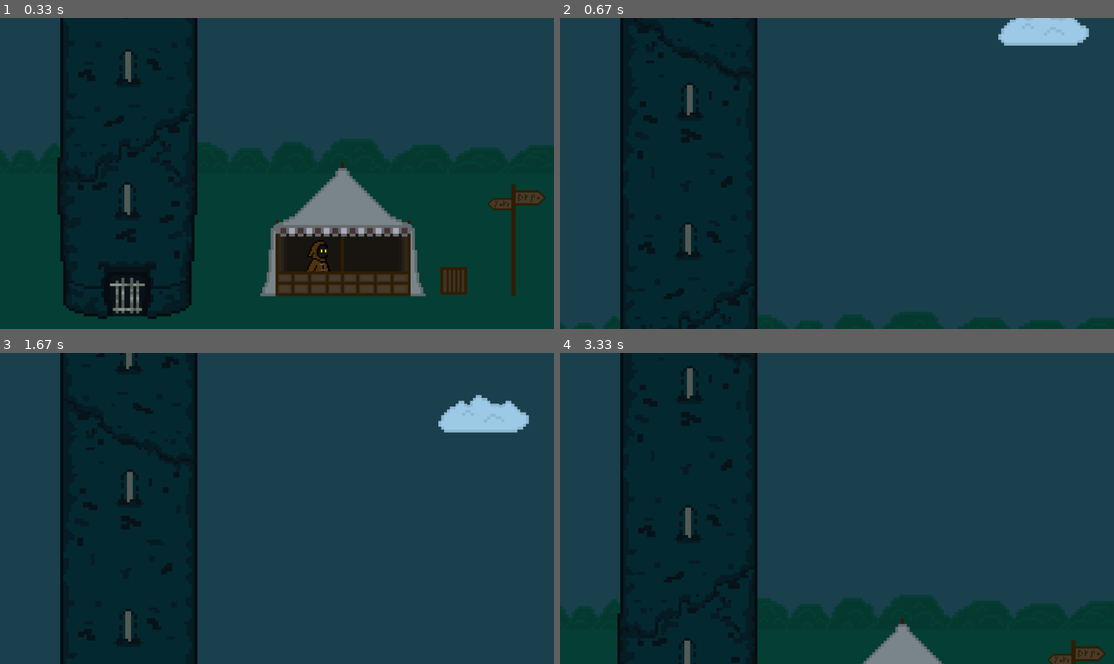
Above: before the commit, frames 1-4 (two rows, left to right).
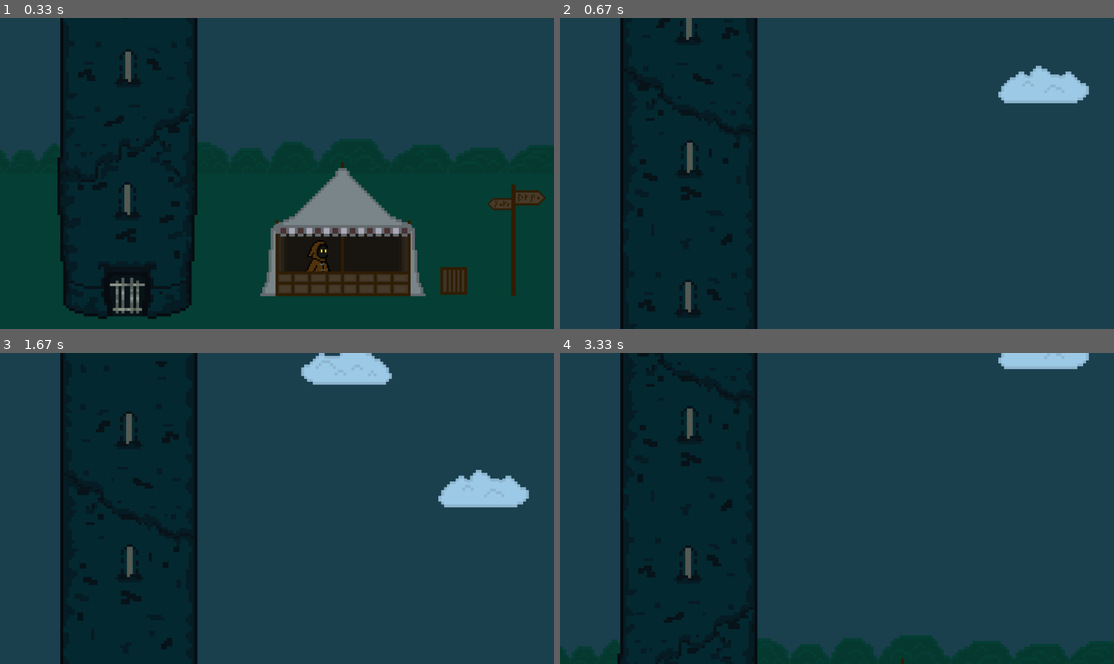
Above: after the commit, the same moments.

Repository: alexeyumatov/pygame_project
Game: pygame game, started from src/test.py
Same seed, same stepped clock (60 frames per second), same inputs: the game is played once before the commit and once after it.
Inputs:
- Up to frame 1 (0.33 s): no input
- Up to frame 2 (0.67 s): hold Up from 0.33 s (still down)
- Up to frame 3 (1.67 s): release Up at 0.8 s; hold Down 0.83-1.13 s; hold Up 1.17-1.53 s; hold Down from 1.57 s (still down)
- Up to frame 4 (3.33 s): release Down at 1.93 s; hold Up 1.97-2.27 s; hold Down 2.3-2.6 s; hold Up 2.63-3 s; hold Down from 3.03 s (still down)

Frame 1 is identical in both runs. In frame 2, 5.0% of the frame differs, in the area x 0-100%, y 0-100%; in frame 3, 4.7%; in frame 4, 12%.

Commit message:
physics v1.0 + code sorting

Diff:
--- a/src/config.py
+++ b/src/config.py
@@ -1,10 +1,15 @@
 import pygame
+from camera import Camera, camera_func
 
 
 # SCREEN
 resolution = (1920, 1080)
 FPS = 60
 MENU_FPS = 24
+
+
+# CAMERA INITIALIZE
+camera = Camera(camera_func, 3840, 3072)
 
 
 # COLORS
--- a/src/functions.py
+++ b/src/functions.py
@@ -1,6 +1,10 @@
-import pygame
 import os
 import sys
+
+import pygame
+
+from config import *
+from groups import all_sprites
 
 pygame.init()
 size = width, height = 1920, 1080
@@ -44,3 +48,112 @@
         screen.blit(button_text, (button_x_pos - 75, button_y_pos - 25))
     else:
         screen.blit(button_text, (button_x_pos - 130, button_y_pos - 25))
+
+
+def scroll_function(screenSurf, bg, bg_rect, offsetY):
+    bg_rect[1] += offsetY
+    if abs(bg_rect[1]) >= 2100:
+        bg_rect[1] = -2100
+    if bg_rect[1] > 0:
+        bg_rect[1] = 0
+    screenSurf.blit(bg, bg_rect)
+
+
+def draw_pause():
+    button_x_size, button_y_size, font = buttons(350, 70, 35)
+    button_collides = []
+    button_texts = []
+    width, height = resolution
+    surf = pygame.Surface(resolution)
+    surf.fill(black)
+    surf.set_alpha(120)
+    screen.blit(surf, (0, 0))
+
+    for i in range(3):
+        button_x_pos = width / 2
+        button_y_pos = width / (5 - i) + 50
+        button_rect = pygame.Rect(button_x_pos,
+                                  button_y_pos, 0, 0).inflate(button_x_size,
+                                                              button_y_size)
+        button_text = ''
+        text = ''
+
+        if i == 0:
+            button_text = font.render('Resume', True, black)
+            text = 'resume'
+        elif i == 1:
+            button_text = font.render('Options', True, black)
+            text = 'options'
+        elif i == 2:
+            button_text = font.render('Exit', True, black)
+            text = 'exit'
+
+        button_texts.append(text)
+        button_collides.append(button_rect)
+
+        display_buttons(button_rect, button_text, button_x_pos, button_y_pos,
+                        text)
+    pygame.display.update()
+    return button_collides, button_texts
+
+
+def draw_window():
+    screen.fill(level_color)
+    for el in all_sprites:
+        screen.blit(el.image, camera.apply(el))
+    pygame.display.flip()
+
+
+# def hands_detection():
+#     cords = {}
+#     last_status, hand_type = "", ""
+#     success, frame = cap.read()
+#     frame = cv2.flip(frame, 1)
+#
+#     imgRGB = cv2.cvtColor(frame, cv2.COLOR_BGR2RGB)
+#     results = hands.process(imgRGB)
+#     imgRGB = cv2.cvtColor(imgRGB, cv2.COLOR_RGB2BGR)
+#
+#     if results.multi_hand_landmarks:
+#         if results.multi_handedness:
+#             hand_type = results.multi_handedness[0].classification[0].label
+#
+#         for hand_landmarks in results.multi_hand_landmarks:
+#             mp_drawing.draw_landmarks(imgRGB, hand_landmarks,
+#                                       mp_hands.HAND_CONNECTIONS,
+#                                       mp_drawing.DrawingSpec(
+#                                           color=(0, 0, 255)),
+#                                       mp_drawing.DrawingSpec(
+#                                           color=(0, 0, 0)))
+#
+#         for id, lm in enumerate(hand_landmarks.landmark):
+#             h, w, c = frame.shape
+#             cx, cy = int(lm.x * w), int(lm.y * h)
+#             cords[f"{id}"] = cx, cy
+#
+#         if len(cords) == 21:
+#             if hand_type == "Right":
+#                 if int(cords['8'][1]) > int(cords['6'][1]) \
+#                         and int(cords['12'][1]) > int(cords['10'][1]) \
+#                         and int(cords['16'][1]) > int(cords['14'][1]) \
+#                         and int(cords['20'][1]) > int(cords['18'][1]) \
+#                         and int(cords['4'][0]) > int(cords['2'][0]):
+#                     last_status = "Close"
+#                 else:
+#                     last_status = "Open"
+#
+#             elif hand_type == "Left":
+#                 if int(cords['8'][1]) > int(cords['6'][1]) \
+#                         and int(cords['12'][1]) > int(cords['10'][1]) \
+#                         and int(cords['16'][1]) > int(cords['14'][1]) \
+#                         and int(cords['20'][1]) > int(cords['18'][1]) \
+#                         and int(cords['4'][0]) < int(cords['2'][0]):
+#                     last_status = "Close"
+#                 else:
+#                     last_status = "Open"
+#
+#     else:
+#         hand_type = "-"
+#         last_status = "-"
+#
+#     return hand_type, last_status
--- a/src/level_choose.py
+++ b/src/level_choose.py
@@ -1,10 +1,18 @@
+import pygame.key
+
 from config import *
+from functions import scroll_function
 
 pygame.init()
 
 screen = screen_initialize()
-width = screen.get_width()
-height = screen.get_height()
+
+bg = pygame.image.load("data/Menu/level_choose/level_choose.png")
+bg_rect = bg.get_rect()
+bg_rect[1] = -2100
+
+width = bg.get_width()
+height = bg.get_height()
 
 button_x_size, button_y_size, font = buttons(140, 140, 65)
 
@@ -18,9 +26,12 @@
     button_collides = []
     button_texts = []
 
+    screen.blit(bg, bg_rect)
+
     for i in range(9):
-        button_x_pos = width / 9 + i * 160
-        button_y_pos = width / 9
+        button_x_pos = 385
+        button_y_pos = i
+        print(button_y_pos)
         button_rect = pygame.Rect(button_x_pos, button_y_pos, 0, 0).inflate(button_x_size, button_y_size)
         button_text = font.render(f'{i + 1}', True, black)
         display_buttons(button_rect, button_text, button_x_pos, button_y_pos)
@@ -30,16 +41,28 @@
     pygame.display.update()
 
     while True:
-        for event in pygame.event.get():
-            if event.type == pygame.QUIT:
-                pygame.quit()
+        key = pygame.key.get_pressed()
+        event = pygame.event.poll()
 
-            if event.type == pygame.MOUSEBUTTONDOWN:
-                mouse_pos = pygame.mouse.get_pos()
-                for elem in button_collides:
-                    collide = elem.collidepoint(mouse_pos)
-                    if collide:
-                        level_number = button_texts[button_collides.index(elem)]
-                        return level_number
+        if event.type == pygame.QUIT:
+            pygame.quit()
 
-        clock.tick(MENU_FPS)
+        if event.type == pygame.MOUSEBUTTONDOWN:
+            mouse_pos = pygame.mouse.get_pos()
+            print(mouse_pos)
+            for elem in button_collides:
+                collide = elem.collidepoint(mouse_pos)
+                if collide:
+                    level_number = button_texts[button_collides.index(elem)]
+                    return level_number
+
+        if key[pygame.K_UP]:
+            scroll_function(screen, bg, bg_rect, 30)
+        elif key[pygame.K_DOWN]:
+            scroll_function(screen, bg, bg_rect, -30)
+        # elif key[pygame.K_ESCAPE]:
+        #     return 'back'
+
+        pygame.display.update()
+
+        clock.tick(FPS)
--- a/src/main.py
+++ b/src/main.py
@@ -1,156 +1,18 @@
-import pygame
-from player_config import Player
 import mediapipe as mp
 import cv2
-from pygame.math import Vector2
-from groups import all_sprites, ladder_group, floor_group
-from functions import load_image, load_level, display_buttons
+from groups import ladder_group, floor_group
+from functions import load_image, load_level, draw_window
 from location import draw_location
-from camera import Camera, camera_func
-from menu import start_screen
+from menu import start_screen, pause
 from level_choose import level_choose
 from options import options_screen
+from player_config import Player
 from config import *
 
 mp_hands = mp.solutions.hands
 mp_drawing = mp.solutions.drawing_utils
 
-button_x_size, button_y_size, font = buttons(350, 70, 35)
-
-
-# def hands_detection():
-#     cords = {}
-#     last_status, hand_type = "", ""
-#     success, frame = cap.read()
-#     frame = cv2.flip(frame, 1)
-#
-#     imgRGB = cv2.cvtColor(frame, cv2.COLOR_BGR2RGB)
-#     results = hands.process(imgRGB)
-#     imgRGB = cv2.cvtColor(imgRGB, cv2.COLOR_RGB2BGR)
-#
-#     if results.multi_hand_landmarks:
-#         if results.multi_handedness:
-#             hand_type = results.multi_handedness[0].classification[0].label
-#
-#         for hand_landmarks in results.multi_hand_landmarks:
-#             mp_drawing.draw_landmarks(imgRGB, hand_landmarks,
-#                                       mp_hands.HAND_CONNECTIONS,
-#                                       mp_drawing.DrawingSpec(
-#                                           color=(0, 0, 255)),
-#                                       mp_drawing.DrawingSpec(
-#                                           color=(0, 0, 0)))
-#
-#         for id, lm in enumerate(hand_landmarks.landmark):
-#             h, w, c = frame.shape
-#             cx, cy = int(lm.x * w), int(lm.y * h)
-#             cords[f"{id}"] = cx, cy
-#
-#         if len(cords) == 21:
-#             if hand_type == "Right":
-#                 if int(cords['8'][1]) > int(cords['6'][1]) \
-#                         and int(cords['12'][1]) > int(cords['10'][1]) \
-#                         and int(cords['16'][1]) > int(cords['14'][1]) \
-#                         and int(cords['20'][1]) > int(cords['18'][1]) \
-#                         and int(cords['4'][0]) > int(cords['2'][0]):
-#                     last_status = "Close"
-#                 else:
-#                     last_status = "Open"
-#
-#             elif hand_type == "Left":
-#                 if int(cords['8'][1]) > int(cords['6'][1]) \
-#                         and int(cords['12'][1]) > int(cords['10'][1]) \
-#                         and int(cords['16'][1]) > int(cords['14'][1]) \
-#                         and int(cords['20'][1]) > int(cords['18'][1]) \
-#                         and int(cords['4'][0]) < int(cords['2'][0]):
-#                     last_status = "Close"
-#                 else:
-#                     last_status = "Open"
-#
-#     else:
-#         hand_type = "-"
-#         last_status = "-"
-#
-#     return hand_type, last_status
-
-
 pause_background = load_image('pause/Pause.png')
-
-
-def draw_window():
-    screen.fill(level_color)
-    for el in all_sprites:
-        screen.blit(el.image, camera.apply(el))
-    pygame.display.flip()
-
-
-def draw_pause():
-    button_collides = []
-    button_texts = []
-    width, height = resolution
-
-    for i in range(3):
-        button_x_pos = width / 2
-        button_y_pos = width / (5 - i) + 50
-        button_rect = pygame.Rect(button_x_pos,
-                                  button_y_pos, 0, 0).inflate(button_x_size,
-                                                              button_y_size)
-        button_text = ''
-        text = ''
-
-        if i == 0:
-            button_text = font.render('Resume', True, black)
-            text = 'resume'
-        elif i == 1:
-            button_text = font.render('Options', True, black)
-            text = 'options'
-        elif i == 2:
-            button_text = font.render('Exit', True, black)
-            text = 'exit'
-
-        button_texts.append(text)
-        button_collides.append(button_rect)
-
-        display_buttons(button_rect, button_text, button_x_pos, button_y_pos,
-                        text)
-    pygame.display.update()
-    return button_collides, button_texts
-
-
-def pause():
-    paused = True
-    button_collides, button_texts = draw_pause()
-    while paused:
-        for event in pygame.event.get():
-            if event.type == pygame.QUIT:
-                pygame.quit()
-
-            if event.type == pygame.MOUSEBUTTONDOWN:
-                mouse_pos = pygame.mouse.get_pos()
-                for elem in button_collides:
-                    collide = elem.collidepoint(mouse_pos)
-
-                    if collide:
-                        text = button_texts[button_collides.index(elem)]
-                        if text == "resume":
-                            paused = False
-                            return text
-                        elif text == "options":
-
-                            settings = options_screen()
-                            if settings == 'back':
-                                draw_window()
-                                draw_pause()
-
-                        elif text == "exit":
-                            pygame.quit()
-                            quit()
-
-            if event.type == pygame.KEYDOWN:
-                if event.key == pygame.K_ESCAPE:
-                    paused = False
-
-        # pygame.display.update()
-        clock.tick(MENU_FPS)
 
 
 if __name__ == '__main__':
@@ -165,13 +27,7 @@
     if doing == "play":
         level = level_choose()
     level_x, level_y = draw_location(load_level(f'levels/level_{level}.txt'))
-    left, right = False, False
-    left_stop, right_stop = False, False
-    up, down = False, False
-    up_stop, down_stop = False, False
-    onGround = False
 
-    camera = Camera(camera_func, 3840, 3072)
     hero = Player()
 
     # cap = cv2.VideoCapture(0)
--- a/src/menu.py
+++ b/src/menu.py
@@ -1,6 +1,8 @@
-import pygame
 from functions import display_buttons
 from config import *
+from functions import draw_pause
+from options import options_screen
+from functions import draw_window
 
 pygame.init()
 
@@ -66,3 +68,40 @@
                             quit()
 
         clock.tick(MENU_FPS)
+
+
+def pause():
+    paused = True
+    button_collides, button_texts = draw_pause()
+    while paused:
+        for event in pygame.event.get():
+            if event.type == pygame.QUIT:
+                pygame.quit()
+
+            if event.type == pygame.MOUSEBUTTONDOWN:
+                mouse_pos = pygame.mouse.get_pos()
+                for elem in button_collides:
+                    collide = elem.collidepoint(mouse_pos)
+
+                    if collide:
+                        text = button_texts[button_collides.index(elem)]
+                        if text == "resume":
+                            paused = False
+                            return text
+                        elif text == "options":
+
+                            settings = options_screen()
+                            if settings == 'back':
+                                draw_window()
+                                draw_pause()
+
+                        elif text == "exit":
+                            pygame.quit()
+                            quit()
+
+            if event.type == pygame.KEYDOWN:
+                if event.key == pygame.K_ESCAPE:
+                    paused = False
+
+        # pygame.display.update()
+        clock.tick(MENU_FPS)
--- a/src/objects.py
+++ b/src/objects.py
@@ -8,7 +8,7 @@
     def __init__(self, x, y, player_view, collide_group, *groups):
         super().__init__(*groups)
         self.image = Bullet.bullet_images[0]
-        self.image = pygame.transform.scale(self.image, (320, 320))
+        self.image = pygame.transform.scale(self.image, (64, 64))
         self.rect = self.image.get_rect()
         self.mask = pygame.mask.from_surface(self.image)
         self.width, self.height = self.image.get_width(), self.image.get_height()
@@ -34,15 +34,8 @@
         self.rect.x += self.velx
 
         if pygame.sprite.spritecollide(self, self.collide_group, False):
-            if self.view == 'right':
-                if self.count > 0:
-                    self.count -= 20
-                else:
-                    self.kill()
-                    return 'killed'
-            else:
-                self.kill()
-                return 'killed'
+            self.kill()
+            return 'killed'
         else:
             return 'alive'
 
--- a/src/player_config.py
+++ b/src/player_config.py
@@ -176,8 +176,8 @@
 
         if self.inJump:
             self.vely -= 2
-            if self.vely <= -8:
-                self.vely = -8
+            if self.vely <= -10:
+                self.vely = -10
                 self.inJump = False
             vl_y += self.vely
 
@@ -210,6 +210,7 @@
         hits = pygame.sprite.spritecollide(self, collide_group, False)
         if not hits:
             self.onLadder = False
+            self.OnGround = False
             return False
         else:
             for el in collide_group:
--- a/src/test.py
+++ b/src/test.py
@@ -36,9 +36,9 @@
 
         # handle scrolling
         if pressed[pygame.K_UP]:
-            scrollY(screen, bg, bg_rect, 30)
+            scrollY(screen, bg, bg_rect, 40)
         elif pressed[pygame.K_DOWN]:
-            scrollY(screen, bg, bg_rect, -30)
+            scrollY(screen, bg, bg_rect, -40)
         elif pressed[pygame.K_q]:
             break
 
Binary file changed: src/database/gameconfig.db
Not shown, removed: src/gameconfig.db
